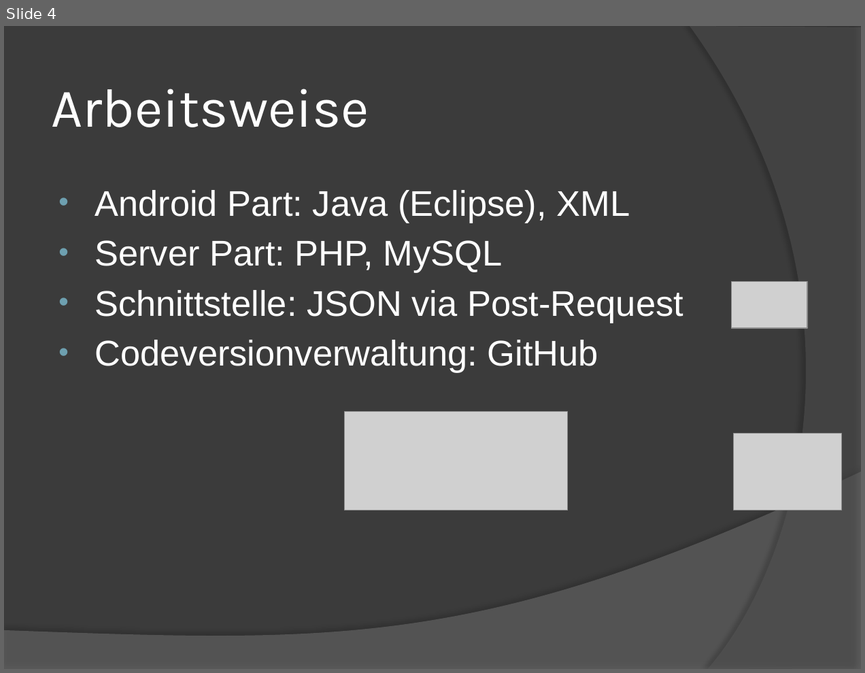
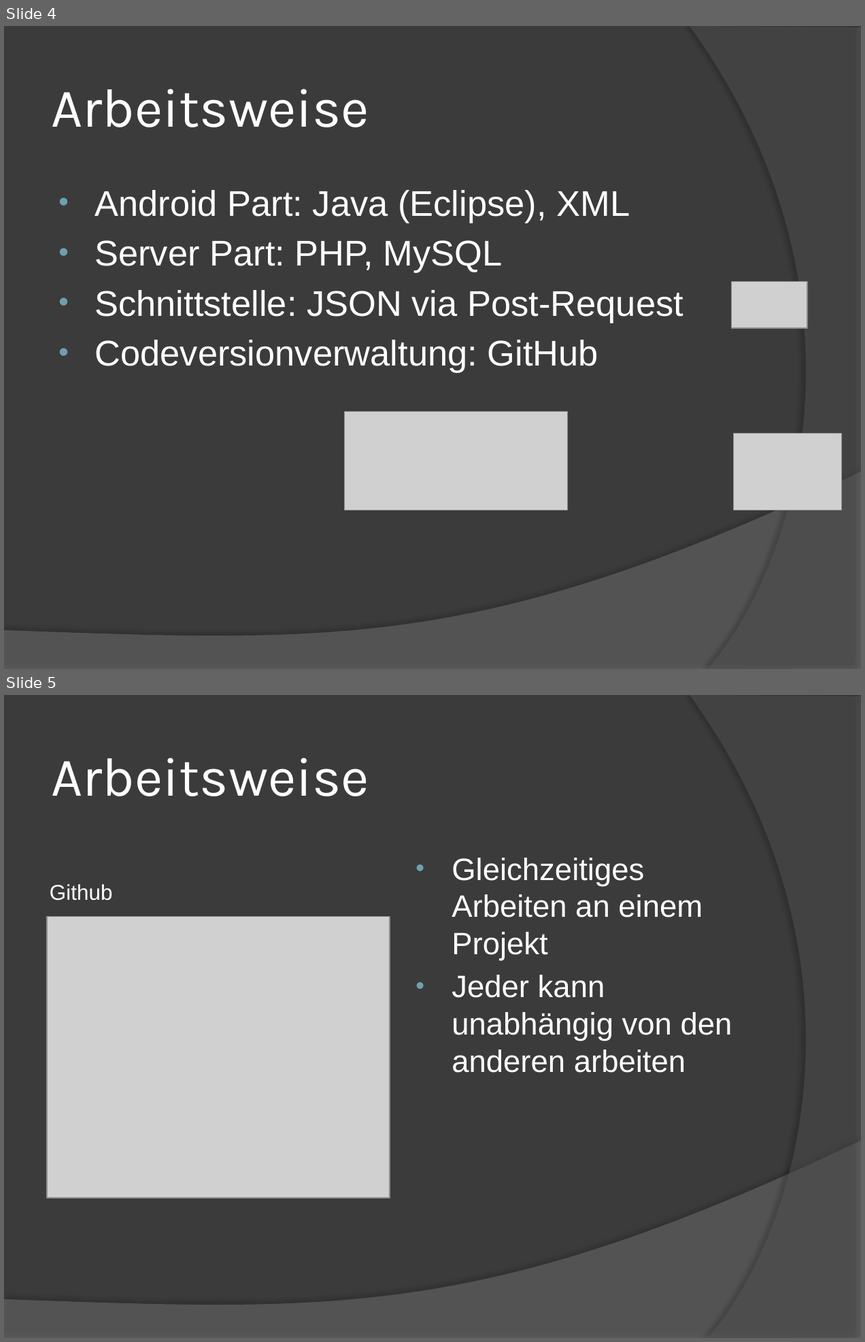
Before and after one commit to mbohlaender/pam, a slide deck: documentation/presentation.pptx. Shown one above the other, each under a label of ours: slide 4 before the commit, slides 4 and 5 after it. The pictures are 865x673 and 865x1342 pixels, drawn with LibreOffice and Linux fonts; fonts in the diff are those of the drawing; grey boxes stand for pictures. Boxes give left, top, right and bottom in pixels: in the first picture for what was removed or moved away, otherwise in the second. Text is boxed around its words. In the diff, an @@ line names an element or a change of style, - is before the commit and + after.

```diff
--- a/documentation/presentation.pptx
+++ b/documentation/presentation.pptx
@@ slide 5 added at <box>4,695,861,1338</box>, background #3B3B3B; not listed: 2 template elements that a slide beside it also shows @@
@@ title added at <box>51,758,369,796</box>, 46 pt, text #FFFFFF @@
+Arbeitsweise
@@ text added at <box>451,858,732,1072</box>, 26 pt, text #FFFFFF @@
+• Gleichzeitiges Arbeiten an einem Projekt
+• Jeder kann unabhängig von den anderen arbeiten
@@ text added at <box>50,884,113,900</box>, 18 pt, text #FFFFFF @@
+Github
@@ picture added at <box>47,916,390,1197</box> @@
```
Also in this commit, not shown: 8 other slides changed, 6 other slides added, 15 other files.
